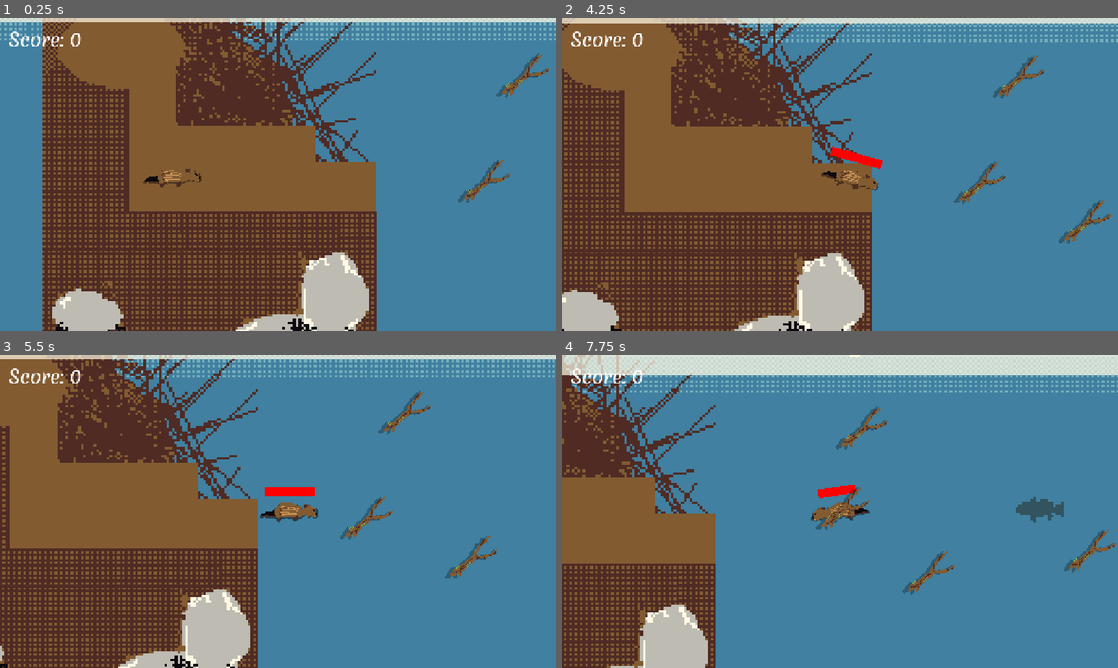
Above: before the commit, frames 1-4 (two rows, left to right).
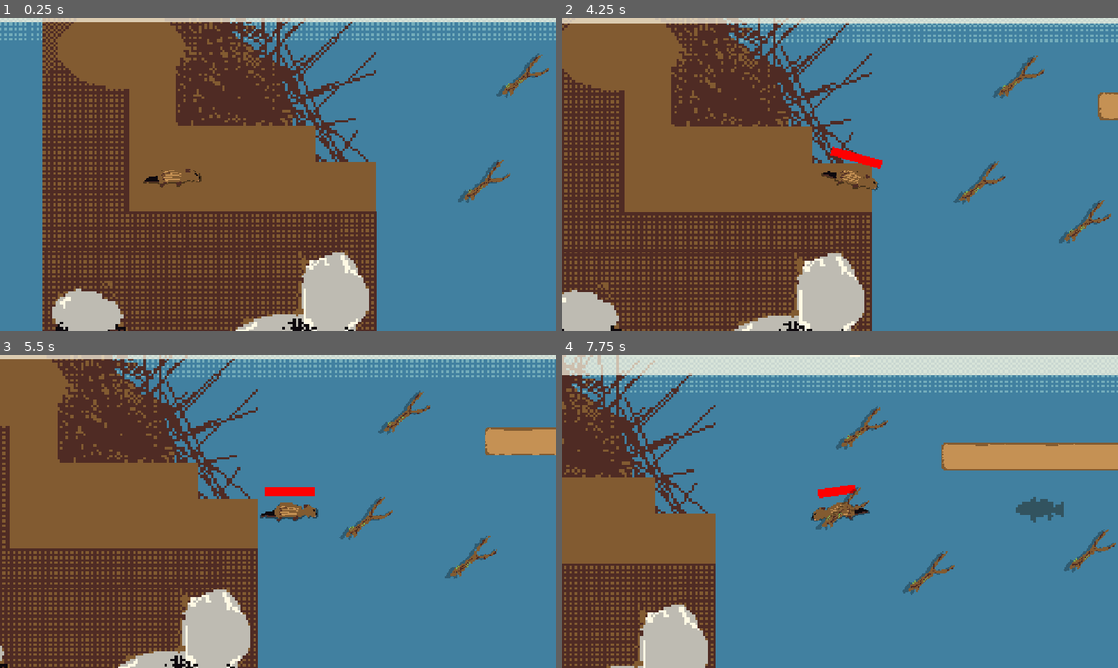
Above: after the commit, the same moments.

Repository: Joey451-OG/5499-Project-1
Game: Godot game, scene res://Scenes/main.tscn
Two runs of this game, one before a commit and one after it. Both use one fixed random seed, a clock stepped at 60 frames per second and the inputs below.
Inputs (mouse positions are in pixels of both pictures, inside the frame that each line leads up to):
- Up to frame 1 (0.25 s): no input
- Up to frame 2 (4.25 s): move the mouse to (962, 158) at 0.52 s; hold Space (swim) 0.53-1.28 s; move the mouse to (728, 190) at 1.27 s; tap Space (swim) at 1.35, 2.85 s; tap Enter at 2 s; move the mouse to (895, 105) at 2.02 s; hold Space (swim) 2.03-2.78 s; move the mouse to (812, 237) at 2.77 s; move the mouse to (1006, 221) at 3.52 s; hold Space (swim) from 3.53 s (still down)
- Up to frame 3 (5.5 s): move the mouse to (111, 464) at 4.27 s; release Space (swim) at 4.28 s; tap Space (swim) at 4.35 s; move the mouse to (305, 511) at 5.02 s; hold Space (swim) from 5.03 s (still down)
- Up to frame 4 (7.75 s): move the mouse to (756, 433) at 5.77 s; release Space (swim) at 5.78 s; tap Space (swim) at 5.85, 7.35 s; move the mouse to (962, 495) at 6.52 s; hold Space (swim) 6.53-7.28 s; move the mouse to (728, 527) at 7.27 s

The runs differ from the first frame. In frame 1, 0.2% of the frame differs, in the area x 1-15%, y 4-10%; in frame 2, 0.5%; in frame 3, 1.3%; in frame 4, 3.1%, in the area x 1-100%, y 4-79%.

Commit message:
Added Enviorment Scene and More Texturing

Diff:
--- /dev/null
+++ b/Scenes/Env.tscn
@@ -0,0 +1,17 @@
+[gd_scene format=3 uid="uid://dkn6gt8kw8skt"]
+
+[ext_resource type="Texture2D" uid="uid://dpu0www6kwh6h" path="res://Assets/DEV/DEV_Missing_Texture.png" id="1_ofxdb"]
+[ext_resource type="Script" uid="uid://bhcv2frkp3ngj" path="res://Scripts/gdscript/env.gd" id="1_rkqjr"]
+
+[sub_resource type="RectangleShape2D" id="RectangleShape2D_sj43t"]
+size = Vector2(64, 64)
+
+[node name="Env" type="Sprite2D" unique_id=1860050707]
+texture = ExtResource("1_ofxdb")
+script = ExtResource("1_rkqjr")
+
+[node name="StaticBody2D" type="StaticBody2D" parent="." unique_id=1158238135]
+
+[node name="CollisionShape2D" type="CollisionShape2D" parent="StaticBody2D" unique_id=634696093]
+shape = SubResource("RectangleShape2D_sj43t")
+debug_color = Color(0.5182714, 0.41972035, 1, 0.41960785)
--- a/Scenes/main.tscn
+++ b/Scenes/main.tscn
@@ -9,6 +9,9 @@
 [ext_resource type="PackedScene" uid="uid://diyouch7u68xr" path="res://Scenes/camera.tscn" id="5_kry3j"]
 [ext_resource type="Texture2D" uid="uid://1bkvm650ok3h" path="res://Assets/DEV/DEV_sky_blue.png" id="5_ynf5e"]
 [ext_resource type="PackedScene" uid="uid://bll36qhd70xjd" path="res://Scenes/UI.tscn" id="6_21xkr"]
+[ext_resource type="PackedScene" uid="uid://dkn6gt8kw8skt" path="res://Scenes/Env.tscn" id="6_d1ilt"]
+[ext_resource type="Texture2D" uid="uid://yjwcn8nwa136" path="res://Assets/Sprites/Base_Env_Tile.png" id="7_6iyac"]
+[ext_resource type="Texture2D" uid="uid://de7nmstmvoo6l" path="res://Assets/Sprites/Connecting_Env_Tile.png" id="7_d1ilt"]
 
 [sub_resource type="WorldBoundaryShape2D" id="WorldBoundaryShape2D_kyqiw"]
 
@@ -79,6 +82,70 @@
 scale = Vector2(64.42188, 22.541767)
 texture = ExtResource("5_ynf5e")
 
+[node name="Enviroment" type="Node" parent="Textures" unique_id=322227639]
+
+[node name="L" type="Node" parent="Textures/Enviroment" unique_id=503111215]
+
+[node name="Env" parent="Textures/Enviroment/L" unique_id=1860050707 instance=ExtResource("6_d1ilt")]
+position = Vector2(1315, 253)
+texture = ExtResource("7_6iyac")
+state = 1
+
+[node name="Env2" parent="Textures/Enviroment/L" unique_id=1118356646 instance=ExtResource("6_d1ilt")]
+position = Vector2(1428, 253)
+scale = Vector2(3.12, 1)
+texture = ExtResource("7_d1ilt")
+state = 2
+
+[node name="Env3" parent="Textures/Enviroment/L" unique_id=2007595054 instance=ExtResource("6_d1ilt")]
+position = Vector2(1587, 253)
+scale = Vector2(3.12, 1)
+texture = ExtResource("7_d1ilt")
+state = 2
+
+[node name="Env4" parent="Textures/Enviroment/L" unique_id=254697600 instance=ExtResource("6_d1ilt")]
+position = Vector2(1757, 253)
+scale = Vector2(3.12, 1)
+texture = ExtResource("7_d1ilt")
+state = 2
+
+[node name="Env5" parent="Textures/Enviroment/L" unique_id=1816440266 instance=ExtResource("6_d1ilt")]
+position = Vector2(1920, 253)
+scale = Vector2(3.12, 1)
+texture = ExtResource("7_d1ilt")
+state = 2
+
+[node name="Env7" parent="Textures/Enviroment/L" unique_id=1755617642 instance=ExtResource("6_d1ilt")]
+position = Vector2(2306, 253)
+texture = ExtResource("7_6iyac")
+state = 1
+
+[node name="Env6" parent="Textures/Enviroment/L" unique_id=1744379965 instance=ExtResource("6_d1ilt")]
+position = Vector2(2086, 254)
+scale = Vector2(3.12, 1)
+texture = ExtResource("7_d1ilt")
+state = 2
+
+[node name="Env10" parent="Textures/Enviroment/L" unique_id=1503461239 instance=ExtResource("6_d1ilt")]
+position = Vector2(2195, 253)
+scale = Vector2(3.12, 1)
+texture = ExtResource("7_d1ilt")
+state = 2
+
+[node name="Env8" parent="Textures/Enviroment/L" unique_id=163535425 instance=ExtResource("6_d1ilt")]
+position = Vector2(2306, 129)
+rotation = 1.5707964
+scale = Vector2(3.12, 1)
+texture = ExtResource("7_d1ilt")
+state = 2
+
+[node name="Env9" parent="Textures/Enviroment/L" unique_id=1727280914 instance=ExtResource("6_d1ilt")]
+position = Vector2(2306, 63)
+rotation = 1.5707964
+scale = Vector2(3.12, 1)
+texture = ExtResource("7_d1ilt")
+state = 2
+
 [node name="Player" parent="." unique_id=934692645 instance=ExtResource("1_jjgbg")]
 position = Vector2(293, 419)
 collision_mask = 7
@@ -138,6 +205,7 @@
 debug_color = Color(2.4065375e-06, 0.64241654, 0.32336965, 0.41960785)
 
 [node name="CanvasLayer" parent="." unique_id=1794298050 instance=ExtResource("6_21xkr")]
+visible = false
 
 [editable path="Cameras/Camera"]
 [editable path="Cameras/Camera2"]
--- /dev/null
+++ b/Scripts/gdscript/env.gd
@@ -0,0 +1,35 @@
+@tool
+extends Sprite2D
+
+enum Tile_State {MISSING, BASE, CONNECTING, GROUND_CONNECTING}
+var base = preload("res://Assets/Sprites/Base_Env_Tile.png")
+var connecting = preload("res://Assets/Sprites/Connecting_Env_Tile.png")
+var ground_connecting = preload("res://Assets/Sprites/Connecting_Ground_Tile.png")
+var missing = preload("res://Assets/DEV/DEV_Missing_Texture.png")
+
+@export var state : Tile_State = Tile_State.MISSING :
+	set(st):
+		state = st
+
+		if not is_inside_tree():
+			return
+
+		match st:
+			Tile_State.MISSING:
+				texture = missing
+			Tile_State.BASE:
+				texture = base
+			Tile_State.CONNECTING:
+				texture = connecting
+			Tile_State.GROUND_CONNECTING:
+				texture = ground_connecting
+
+# Called when the node enters the scene tree for the first time.
+func _ready() -> void:
+	# forces an update for tooling
+	state = state
+
+
+# Called every frame. 'delta' is the elapsed time since the previous frame.
+func _process(delta: float) -> void:
+	pass
Binary file added: Assets/Asesprite/Base_Env_Tile.aseprite
Binary file added: Assets/Asesprite/Connecting_Env_Tile.aseprite
Binary file added: Assets/Asesprite/Connecting_Ground_Tile.aseprite
Binary file added: Assets/Asesprite/DEV_Missing_Texture.aseprite
Binary file added: Assets/DEV/DEV_Missing_Texture.png
Not shown, added: Assets/DEV/DEV_Missing_Texture.png.import
Binary file added: Assets/Sprites/Base_Env_Tile.png
Not shown, added: Assets/Sprites/Base_Env_Tile.png.import
Binary file added: Assets/Sprites/Connecting_Env_Tile.png
Not shown, added: Assets/Sprites/Connecting_Env_Tile.png.import
Binary file added: Assets/Sprites/Connecting_Ground_Tile.png
Not shown, added: Assets/Sprites/Connecting_Ground_Tile.png.import
(and 1 more such lines)
